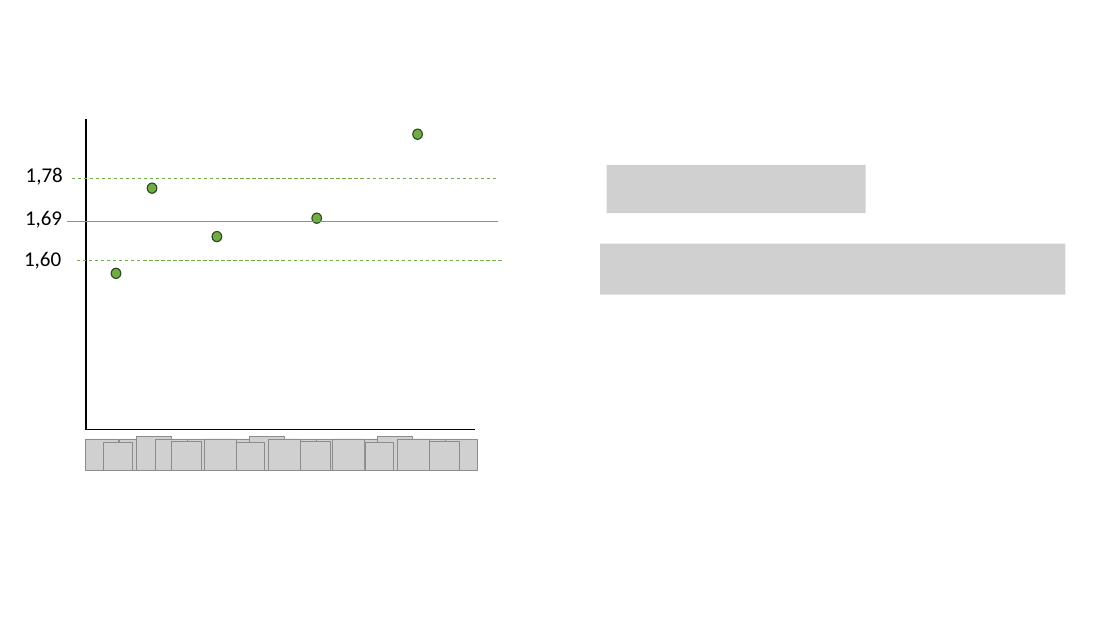
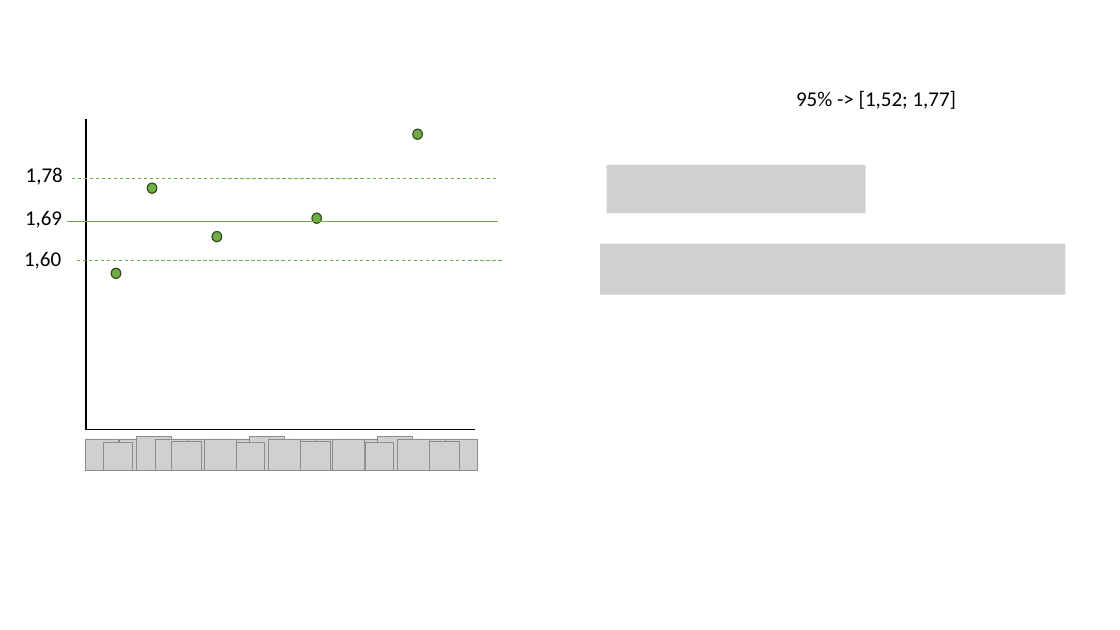
Before and after one commit to Nokix/powerpoints, a slide deck: slide 16 of Erwartungstreue Schätzer.pptx. Drawn at 1120x630 pixels with LibreOffice and Linux fonts; fonts in the diff are those of the drawing; grey boxes stand for pictures. Boxes give left, top, right and bottom in pixels: in the first picture for what was removed or moved away, otherwise in the second. Text is boxed around its words. In the diff, an @@ line names an element or a change of style, - is before the commit and + after.

```diff
--- a/Erwartungstreue Schätzer.pptx
+++ b/Erwartungstreue Schätzer.pptx
@@ text added at box(796, 90, 957, 109), 18 pt, text #000000 @@
+95% -> [1,52; 1,77]
```
Also in this commit, not shown: 4 other files.
